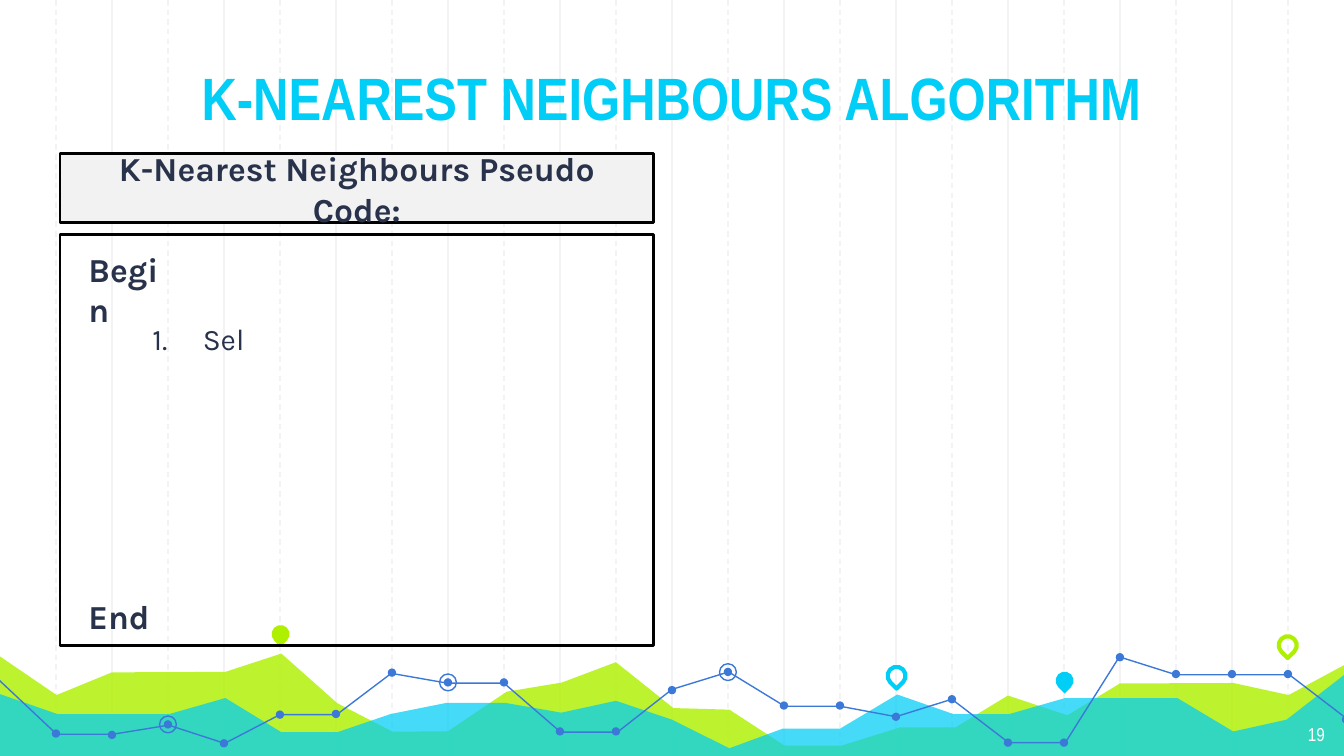
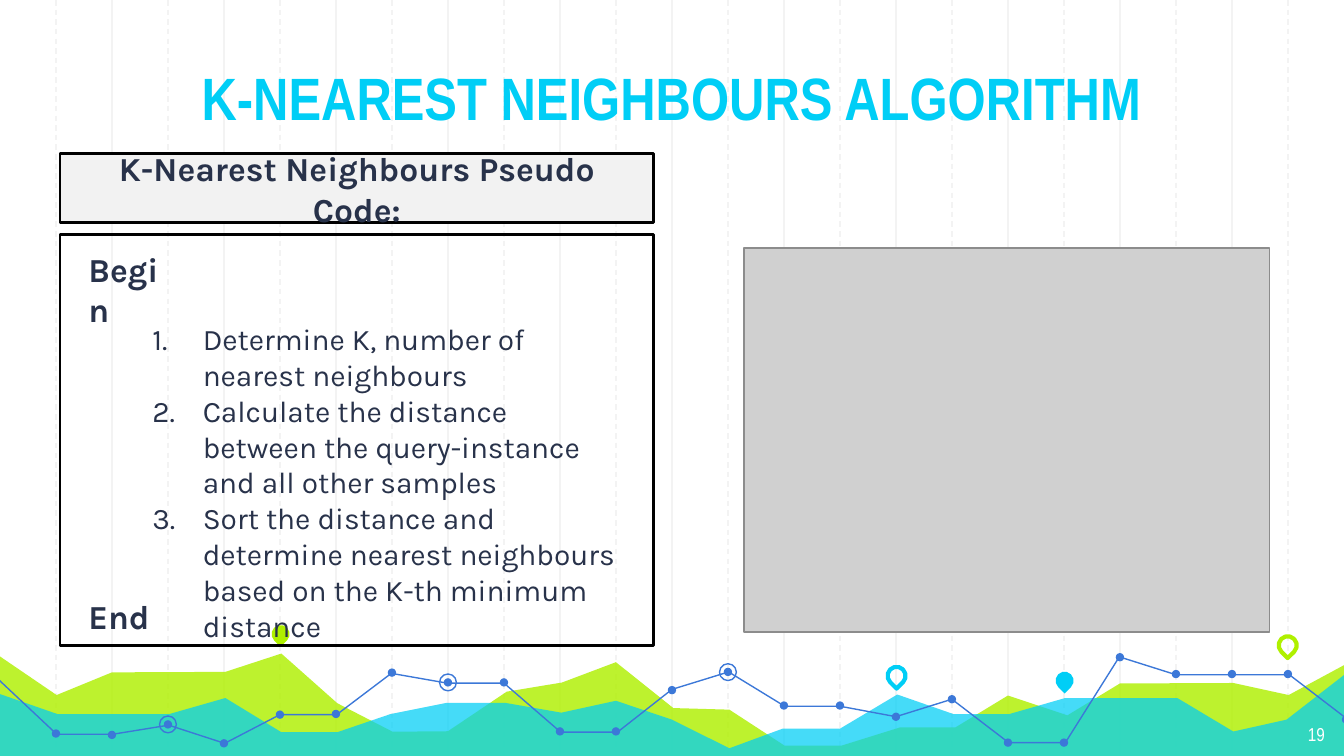
Before and after one commit to Andyayk/app, a slide deck: slide 19 of Graph Based Search.pptx. Drawn at 1344x756 pixels with LibreOffice and Linux fonts; fonts in the diff are those of the drawing; grey boxes stand for pictures. Boxes give left, top, right and bottom in pixels: in the first picture for what was removed or moved away, otherwise in the second. Text is boxed around its words. In the diff, an @@ line names an element or a change of style, - is before the commit and + after.

Commit message:
- update presentation

```diff
--- a/Graph Based Search.pptx
+++ b/Graph Based Search.pptx
@@ picture added at <box>743,249,1269,633</box> @@
@@ text at <box>203,329,615,645</box>: text changed @@
-1. Sel
+1. Determine K, number of nearest neighbours
+2. Calculate the distance between the query-instance and all other samples
+3. Sort the distance and determine nearest neighbours based on the K-th minimum distance
```
Also in this commit, not shown: 5 other slides changed, 1 slide added, 1 slide removed, 1 other file.
